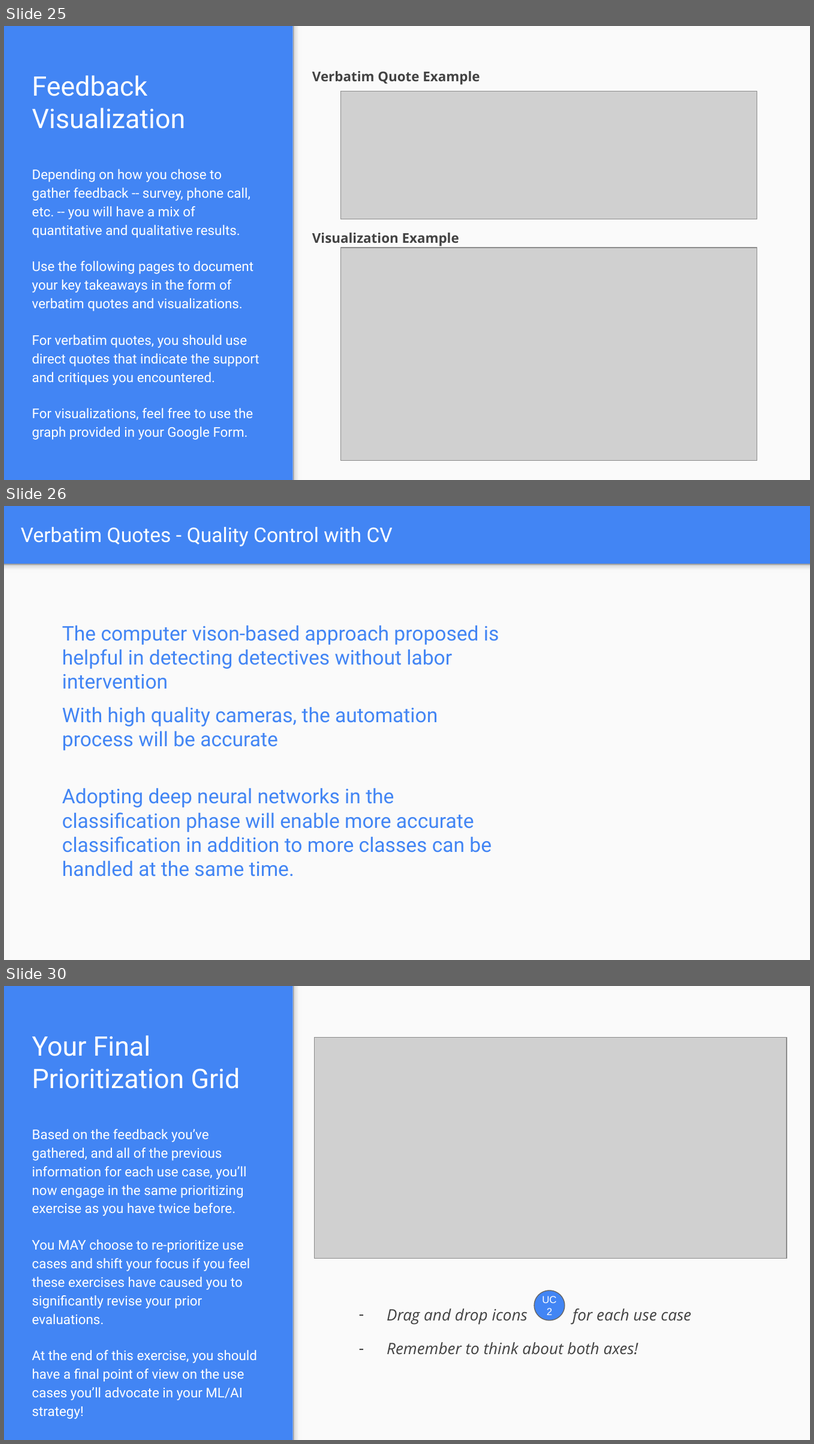
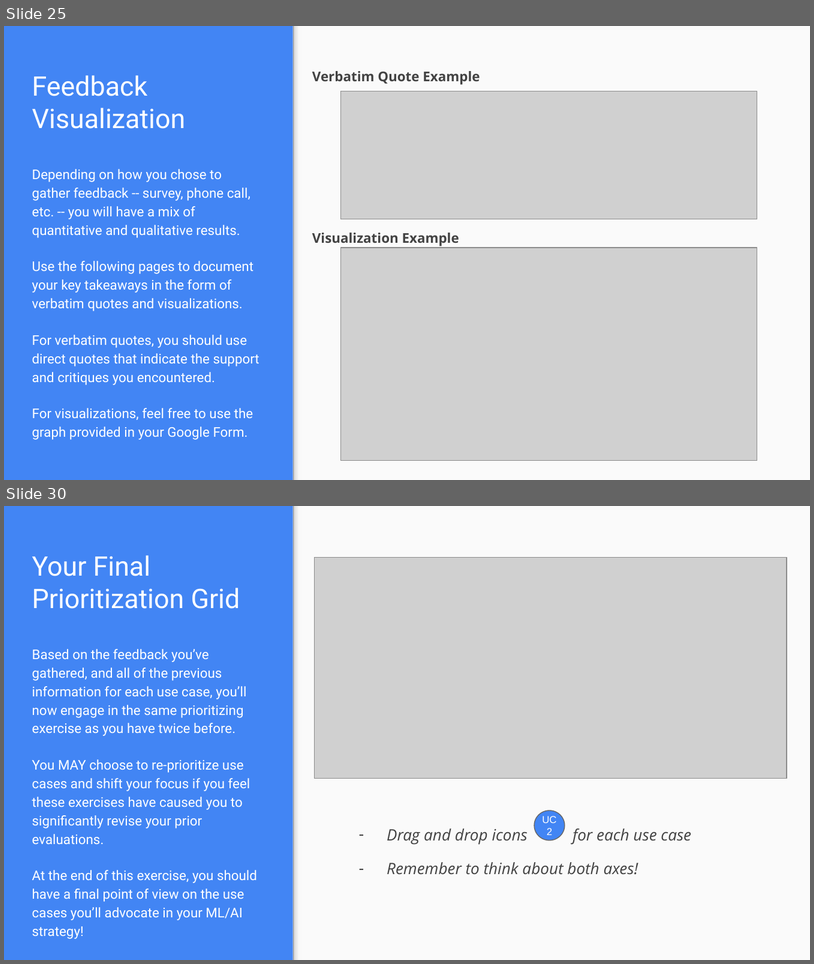
Before and after one commit to mohandesosama/Delivering-an-ML-AI-Strategy, a slide deck: 02_project-steps-aibl.pptx. Shown one above the other, each under a label of ours: slides 25, 26 and 30 before the commit, slides 25 and 30 after it; the slides between them are not shown. The pictures are 814x1444 and 814x964 pixels, drawn with LibreOffice and Linux fonts; fonts in the diff are those of the drawing; grey boxes stand for pictures. Boxes give left, top, right and bottom in pixels: in the first picture for what was removed or moved away, otherwise in the second. Text is boxed around its words. In the diff, an @@ line names an element or a change of style, - is before the commit and + after.

```diff
--- a/02_project-steps-aibl.pptx
+++ b/02_project-steps-aibl.pptx
@@ slide 26 removed at box(4, 506, 810, 960), background #4285F4 @@
@@ title removed at box(21, 527, 393, 546) @@
-Verbatim Quotes - Quality Control with CV
@@ rectangle removed at box(4, 564, 810, 960) @@
@@ rectangle removed at box(4, 564, 810, 574) @@
@@ text removed at box(62, 625, 500, 669) @@
-The computer vison-based approach proposed is helpful in detecting detectives without labor intervention
@@ text removed at box(62, 707, 438, 750) @@
-With high quality cameras, the automation process will be accurate
@@ text removed at box(62, 788, 492, 876) @@
-Adopting deep neural networks in the classification phase will enable more accurate classification in addition to more classes can be handled at the same time.
```
Also in this commit, not shown: 6 slides changed, 2 slides added, 1 other slide removed, 1 other file.
